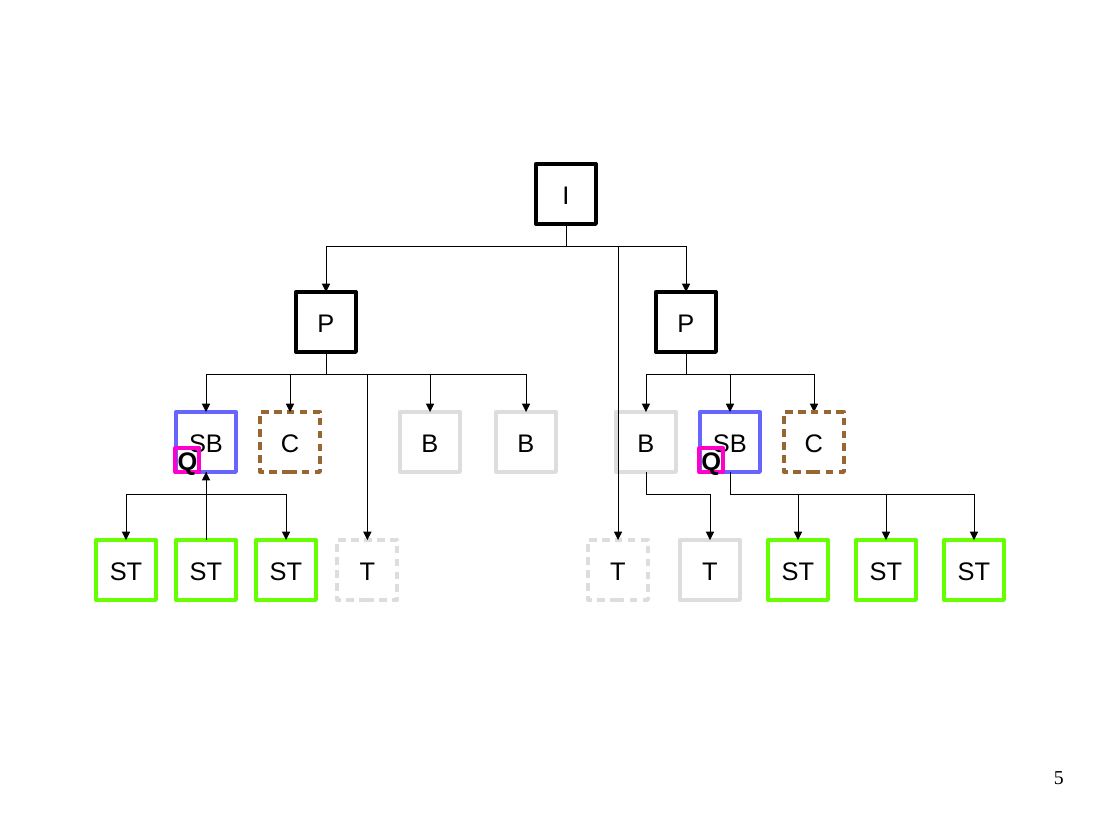
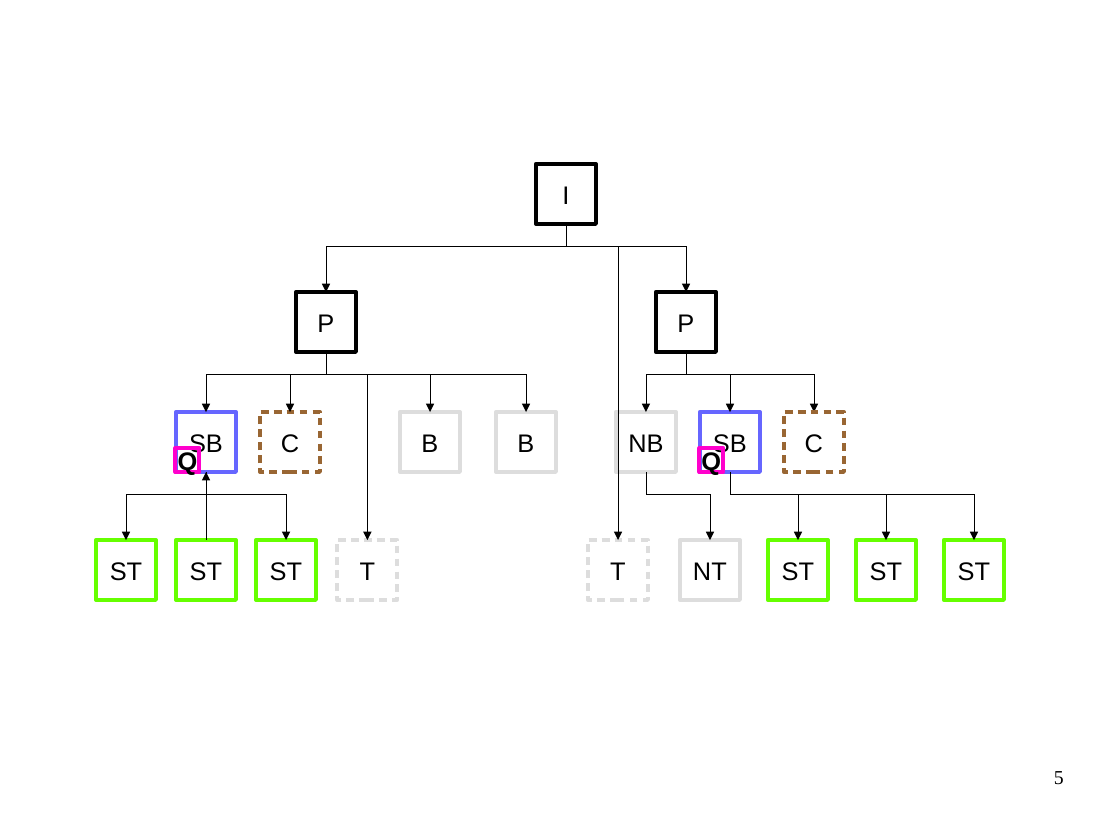
Before and after one commit to crigaud/thesis, a slide deck: slide 5 of chapters/5-knowledge/figs/graph.odp. Drawn at 1120x840 pixels with LibreOffice and Linux fonts; fonts in the diff are those of the drawing. Boxes give left, top, right and bottom in pixels: in the first picture for what was removed or moved away, otherwise in the second. Text is boxed around its words. In the diff, an @@ line names an element or a change of style, - is before the commit and + after.

```diff
--- a/chapters/5-knowledge/figs/graph.odp
+++ b/chapters/5-knowledge/figs/graph.odp
@@ text in rectangle at [628,434,663,452]: text changed @@
-B
+NB
@@ text in rectangle at [693,562,727,580]: text changed @@
-T
+NT
```
Also in this commit, not shown: 4 other slides changed, 19 other files.
